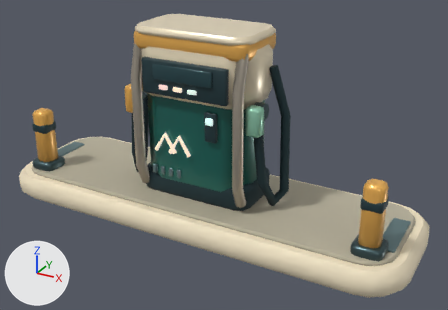
What one commit did to the glTF model assets/models/architecture/island.glb.
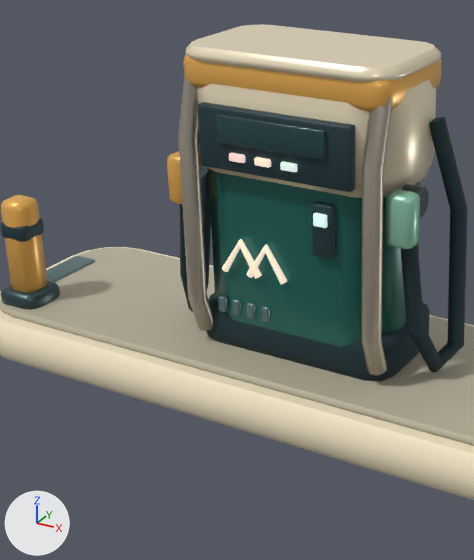
There are two pictures of each version: one whole from a 50 mm lens placed at (2.47, -4.2, 2.69), pointed at (0.18, -0.02, 0.6), one close up on the part from 7% to 66% of the width and 0% to 100% of the height. Arrows for +X, +Y and +Z are at lower left; the lights stay in place. The first two pictures are the older version. Vertices at exactly the same position are counted once.

The first close-up shows 'Island'.
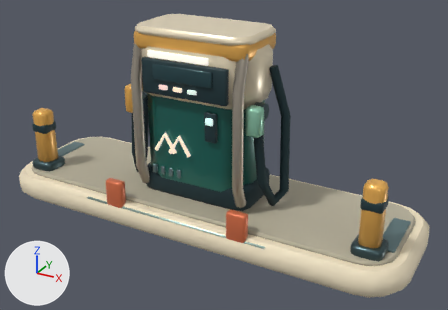
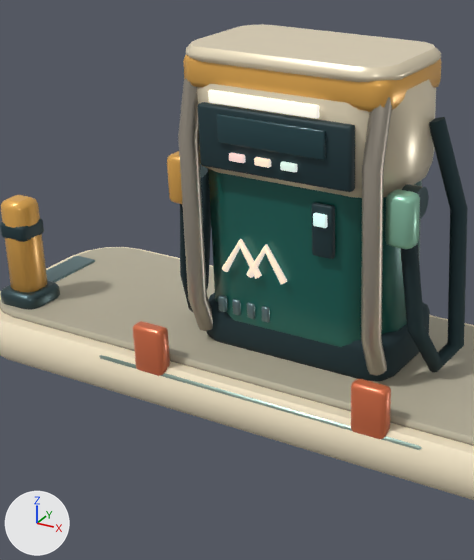
The change, as a diff of the scene's bpy script:
```diff
--- a/assets/models/architecture/island.glb.py
+++ b/assets/models/architecture/island.glb.py
@@ me_island @@
 # used by ob_island; location = (0.0, 0.0, 0.0)
-me_island.from_pydata(...)  # 2328 vertices, 4512 faces; spans x -1.85..1.85, y -0.61..0.61, z 0.0..1.67
+me_island.from_pydata(...)  # 2616 vertices, 5072 faces; spans x -1.85..1.85, y -0.61..0.61, z 0.0..1.67
+# me_island part 1: the loose piece of 72 vertices spanning x -0.36..-0.32, y -0.3..-0.28, z 0.44..0.51 is copied, and the copy is scaled about its middle by (4.74, 2.72, 3.2), then moved by (-0.23, -0.26, -0.18), in mat_paint; it spans x -0.65..-0.49, y -0.59..-0.51, z 0.17..0.41
+# me_island part 2: the loose piece of 72 vertices spanning x -0.12..-0.08, y -0.3..-0.28, z 0.44..0.51 is copied, and the copy is scaled about its middle by (4.74, 2.72, 3.2), then moved by (0.68, -0.26, -0.18), in mat_paint; it spans x 0.5..0.67, y -0.59..-0.51, z 0.17..0.41
+# me_island part 3: the loose piece of 72 vertices spanning x -0.26..0.26, y -0.38..-0.35, z 1.29..1.41 is copied, and the copy is scaled about its middle by (1.02, 1, 0.415), then moved by (-0.04, 0.02, 0.13), in mat_light; it spans x -0.31..0.22, y -0.36..-0.34, z 1.45..1.51
+# me_island part 4: a new loose piece of 72 vertices spanning x -0.9..0.86, y -0.58..0.28, z 0.12..0.2, in mat_metal
 me_island.materials.append(mat_ceramic)
```

Pixel boxes (x1, y1, x2, y2) of what changed, in the close-ups (474 x 560 px):
part 1 of me_island, added (brown): after (133, 321, 170, 376)
part 2 of me_island, added (brown): after (351, 379, 391, 439)
part 3 of me_island, added: after (208, 89, 320, 119)
part 4 of me_island, added (mostly hidden): after (99, 355, 422, 450)
